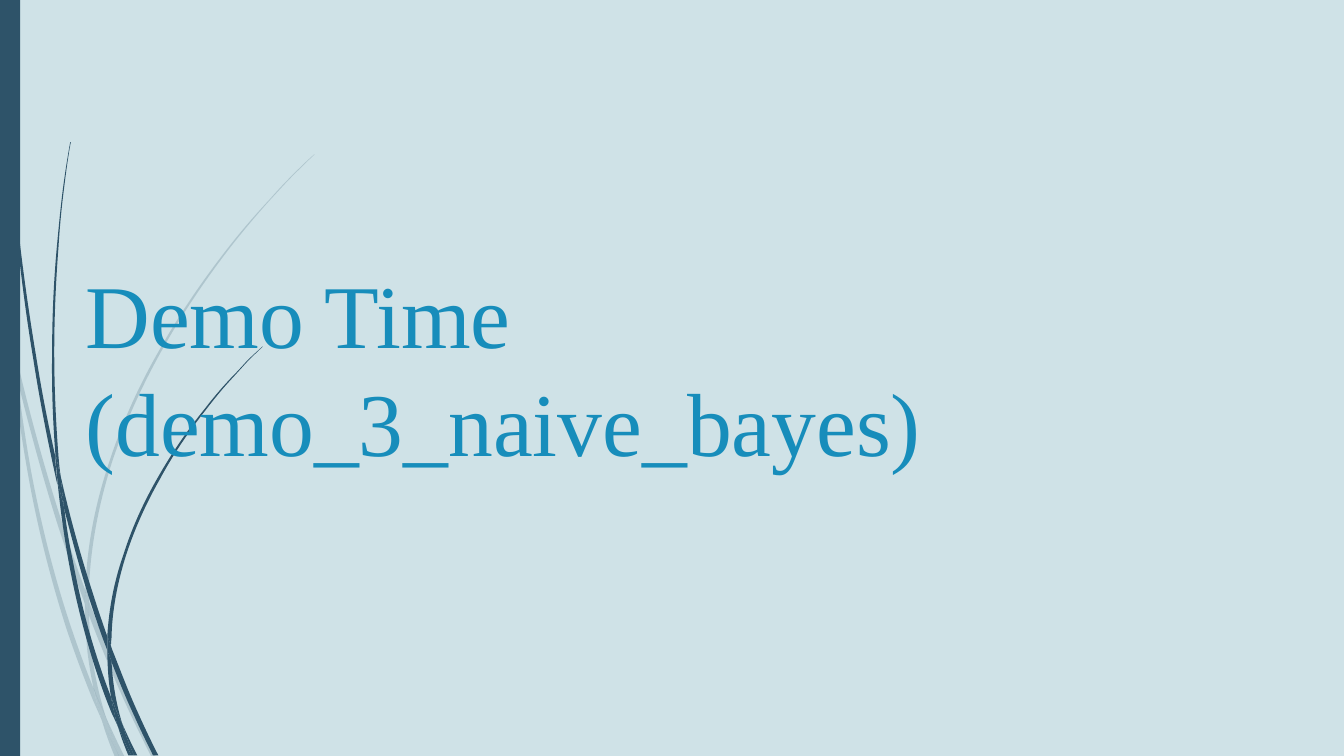
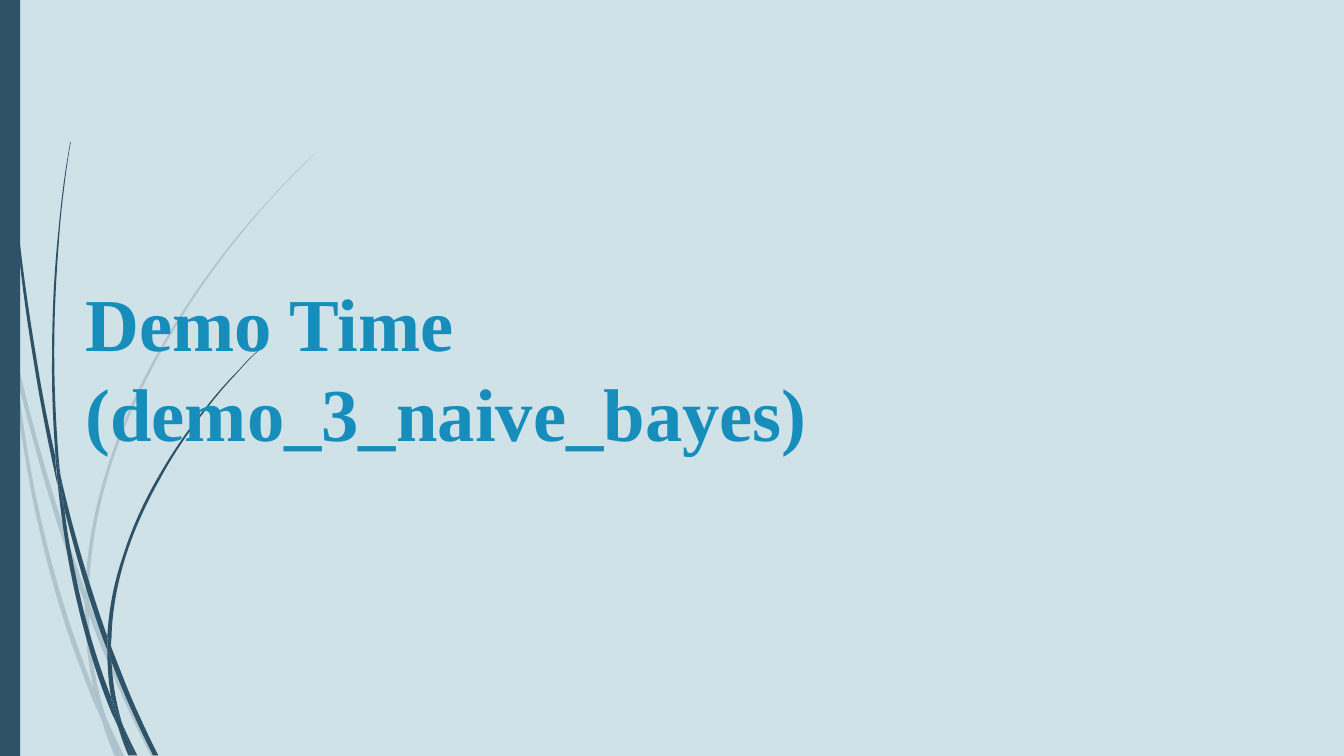
Before and after one commit to DiploDatos/AprendizajeSupervisado, a slide deck: slide 36 of Teórico/Aprendizaje Supervisado - Clase I.ppsx. Drawn at 1344x756 pixels with LibreOffice and Linux fonts; fonts in the diff are those of the drawing. Boxes give left, top, right and bottom in pixels: in the first picture for what was removed or moved away, otherwise in the second. Text is boxed around its words. In the diff, an @@ line names an element or a change of style, - is before the commit and + after.

```diff
--- a/Teórico/Aprendizaje Supervisado - Clase I.ppsx
+++ b/Teórico/Aprendizaje Supervisado - Clase I.ppsx
@@ title "Demo Time (demo_3_naive_bayes)" at (86, 299, 807, 456): size 48 to 40 pt, bold on @@
```
Also in this commit, not shown: 14 other slides changed.
